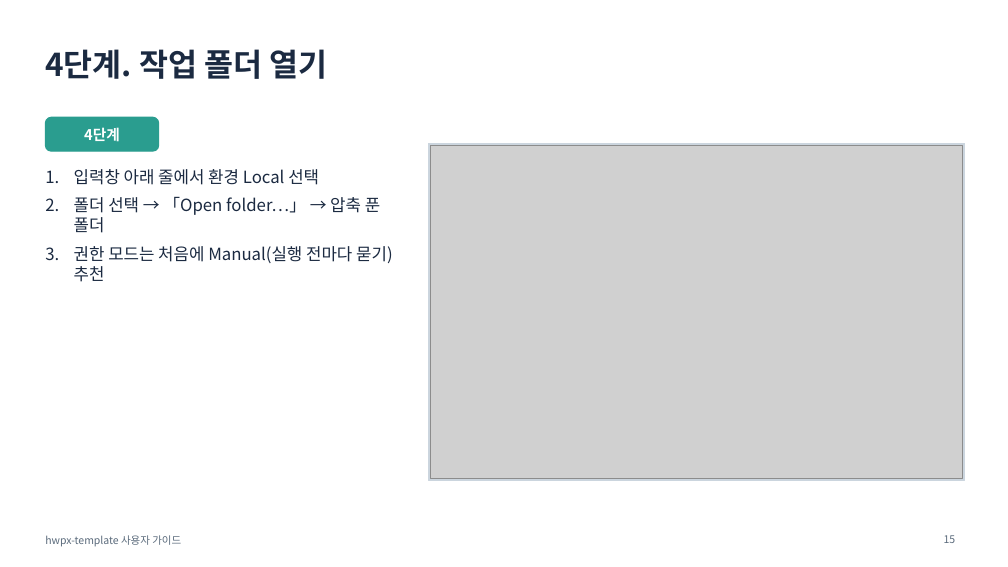
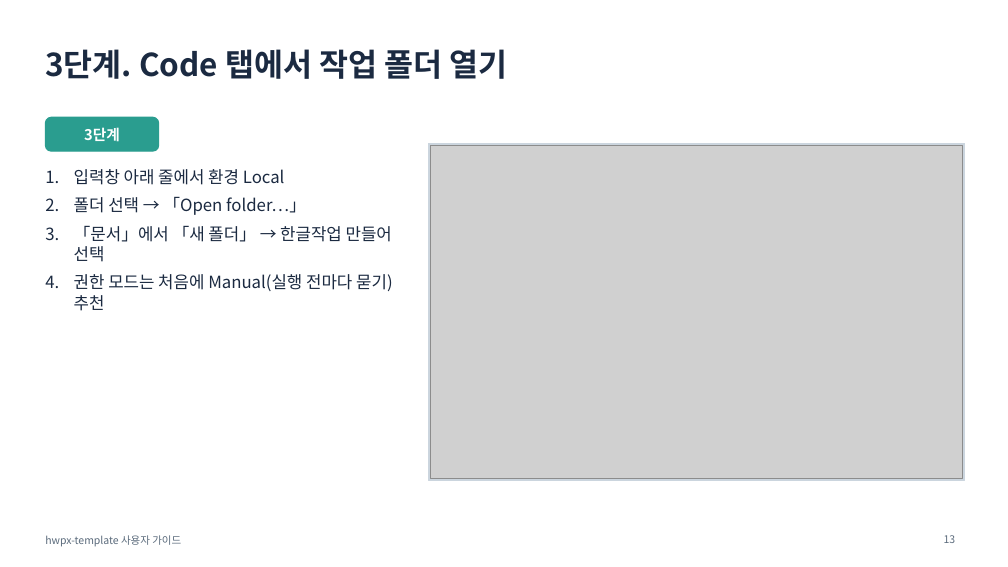
Before and after one commit to emilyJ7/hwpx-template-public, a slide deck: slide 13 of docs/사용자가이드.pptx (slide 15 before the commit). Drawn at 1008x567 pixels with LibreOffice and Linux fonts; fonts in the diff are those of the drawing; grey boxes stand for pictures. Boxes give left, top, right and bottom in pixels: in the first picture for what was removed or moved away, otherwise in the second. Text is boxed around its words. In the diff, an @@ line names an element or a change of style, - is before the commit and + after.

```diff
--- a/docs/사용자가이드.pptx
+++ b/docs/사용자가이드.pptx
@@ title at bbox=[45, 49, 508, 79]: text changed @@
-4단계. 작업 폴더 열기
+3단계. Code 탭에서 작업 폴더 열기
@@ text at bbox=[84, 127, 120, 142]: text changed @@
-4단계
+3단계
@@ text at bbox=[74, 169, 392, 262]: text changed @@
-1. 입력창 아래 줄에서 환경 Local 선택
-2. 폴더 선택 → 「Open folder…」 → 압축 푼 폴더
+1. 입력창 아래 줄에서 환경 Local
+2. 폴더 선택 → 「Open folder…」
+3. 「문서」에서 「새 폴더」 → 한글작업 만들어 선택
@@ page number at bbox=[944, 535, 956, 543]: text changed @@
-15
+13
```
Also in this commit, not shown: 8 other slides changed, 2 slides added, 3 slides removed, 26 other files.
